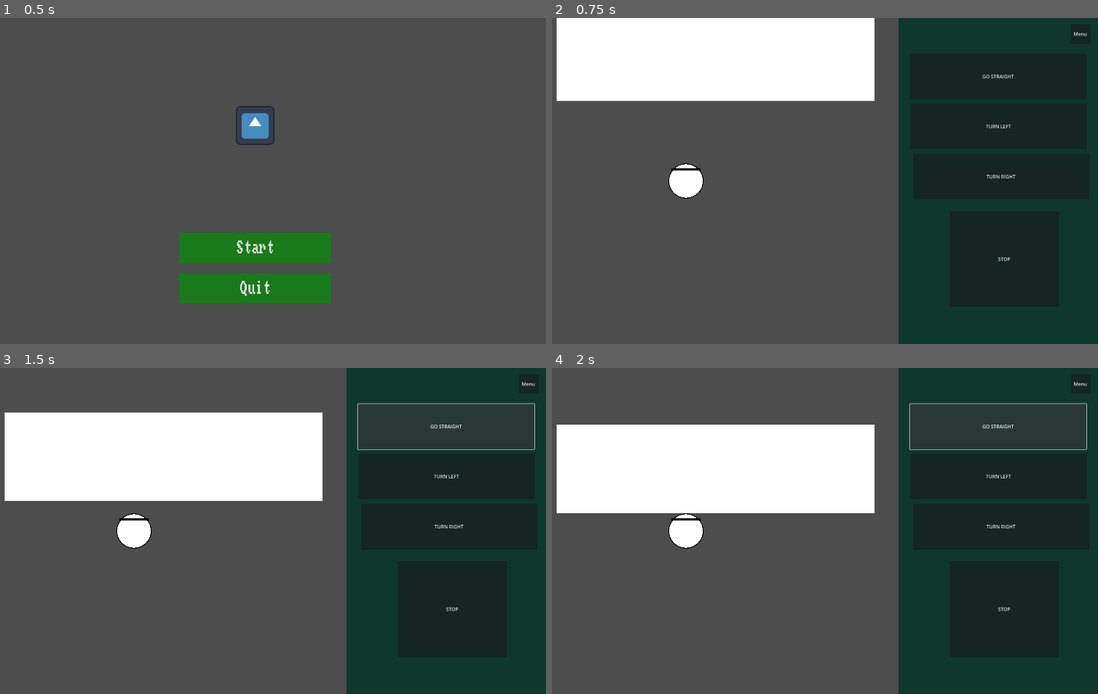
Above: before the commit, frames 1-4 (two rows, left to right).
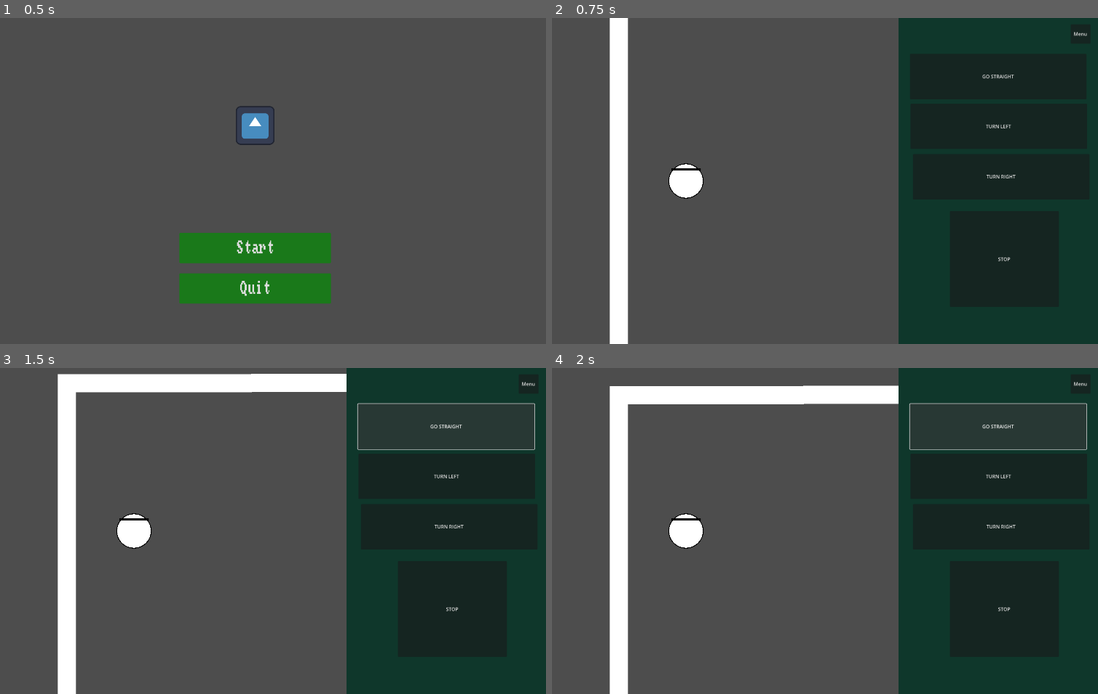
Above: after the commit, the same moments.

Repository: Undalevein/Game-Jam-2026-Eye-Spy
Game: Godot game, scene res://Scenes/Game/game.tscn
Two runs of this game, one before a commit and one after it. Both use one fixed random seed, a clock stepped at 60 frames per second and the inputs below. The engine's default icon, where the game draws it, is replaced by a stand-in: a white triangle on a blue panel in a dark square.
Inputs:
- Up to frame 1 (0.5 s): no input
- Up to frame 2 (0.75 s): click "Start" at 0.5 s
- Up to frame 3 (1.5 s): click "GO STRAIGHT" at 1.25 s
- Up to frame 4 (2 s): no input

Frame 1 is identical in both runs. In frame 2, 17% of the frame differs, in the area x 0-60%, y 0-100%; in frame 3, 20%, in the area x 0-64%, y 1-100%; in frame 4, 20%.

Commit message:
Worked on Level 1

Diff:
--- a/Scenes/Level1/level_1.tscn
+++ b/Scenes/Level1/level_1.tscn
@@ -1,14 +1,12 @@
-[gd_scene load_steps=7 format=3 uid="uid://cg5wrwwahia15"]
+[gd_scene load_steps=8 format=3 uid="uid://cg5wrwwahia15"]
 
 [ext_resource type="Script" uid="uid://ghwp6qghjmgb" path="res://Scenes/Level1/level_1.gd" id="1_pylp5"]
 [ext_resource type="PackedScene" uid="uid://bkiom600l0aa6" path="res://Scenes/Player/player.tscn" id="2_iyse3"]
 [ext_resource type="PackedScene" uid="uid://xcbhh04btsa7" path="res://Scenes/GameInterface/game_interface.tscn" id="3_la6op"]
+[ext_resource type="PackedScene" uid="uid://dng6dd8hxc7xm" path="res://Scenes/fence.tscn" id="3_ojcjo"]
 [ext_resource type="PackedScene" uid="uid://cu4nq7khuo13p" path="res://Scenes/PauseMenu/pause_menu.tscn" id="4_0q28u"]
-
-[sub_resource type="QuadMesh" id="QuadMesh_iyse3"]
-
-[sub_resource type="RectangleShape2D" id="RectangleShape2D_0q28u"]
-size = Vector2(1052, 296)
+[ext_resource type="PackedScene" uid="uid://cxc4xnt4ygwdb" path="res://Scenes/crate_medium.tscn" id="4_cirk1"]
+[ext_resource type="PackedScene" uid="uid://bo8uw4okbm14n" path="res://Scenes/guard.tscn" id="5_6bneh"]
 
 [node name="Level1" type="Node2D"]
 process_mode = 3
@@ -21,20 +19,98 @@
 
 [node name="GameObjects" type="Node2D" parent="."]
 process_mode = 1
-position = Vector2(635, 734)
-scale = Vector2(0.1, 0.1)
+scale = Vector2(10, 10)
 
-[node name="StaticBody2D" type="StaticBody2D" parent="GameObjects"]
-position = Vector2(980, -4120)
-scale = Vector2(10494.999, 2934.9998)
+[node name="first_level" type="Node2D" parent="GameObjects"]
+scale = Vector2(0.99999994, 0.99999994)
 
-[node name="MeshInstance2D" type="MeshInstance2D" parent="GameObjects/StaticBody2D"]
-mesh = SubResource("QuadMesh_iyse3")
+[node name="first_level_border" type="Node2D" parent="GameObjects/first_level"]
+position = Vector2(36.000004, 0)
+scale = Vector2(1.0000001, 1.0000001)
 
-[node name="CollisionShape2D" type="CollisionShape2D" parent="GameObjects/StaticBody2D"]
-position = Vector2(-0.00095283985, 0)
-scale = Vector2(0.0009528347, 0.003407155)
-shape = SubResource("RectangleShape2D_0q28u")
+[node name="fence" parent="GameObjects/first_level/first_level_border" instance=ExtResource("3_ojcjo")]
+position = Vector2(34.400005, 7.8)
+scale = Vector2(0.99999994, 0.99999994)
+
+[node name="fence2" parent="GameObjects/first_level/first_level_border" instance=ExtResource("3_ojcjo")]
+position = Vector2(5.4000006, 42.800007)
+rotation = 1.5707964
+
+[node name="fence3" parent="GameObjects/first_level/first_level_border" instance=ExtResource("3_ojcjo")]
+position = Vector2(34.400005, 140.2)
+scale = Vector2(0.99999976, 0.99999976)
+
+[node name="fence4" parent="GameObjects/first_level/first_level_border" instance=ExtResource("3_ojcjo")]
+position = Vector2(5.3999987, 105.299995)
+rotation = 1.5707964
+scale = Vector2(0.99999994, 0.99999994)
+
+[node name="fence5" parent="GameObjects/first_level/first_level_border" instance=ExtResource("3_ojcjo")]
+position = Vector2(98.399994, 140.19998)
+
+[node name="fence6" parent="GameObjects/first_level/first_level_border" instance=ExtResource("3_ojcjo")]
+position = Vector2(98.20001, 7.7)
+
+[node name="fence7" parent="GameObjects/first_level/first_level_border" instance=ExtResource("3_ojcjo")]
+position = Vector2(162.2, 7.6999993)
+
+[node name="fence8" parent="GameObjects/first_level/first_level_border" instance=ExtResource("3_ojcjo")]
+position = Vector2(162.4, 140.2)
+
+[node name="fence9" parent="GameObjects/first_level/first_level_border" instance=ExtResource("3_ojcjo")]
+position = Vector2(225.79997, 140.19998)
+
+[node name="fence10" parent="GameObjects/first_level/first_level_border" instance=ExtResource("3_ojcjo")]
+position = Vector2(225.90001, 7.7000003)
+
+[node name="second_level" type="Node2D" parent="GameObjects"]
+
+[node name="second_level_border" type="Node2D" parent="GameObjects/second_level"]
+position = Vector2(257.79996, 0.7)
+scale = Vector2(0.99999994, 0.99999994)
+
+[node name="fence" parent="GameObjects/second_level/second_level_border" instance=ExtResource("3_ojcjo")]
+position = Vector2(67.600006, 7.1000004)
+scale = Vector2(0.99999994, 0.99999994)
+
+[node name="fence3" parent="GameObjects/second_level/second_level_border" instance=ExtResource("3_ojcjo")]
+position = Vector2(67.600006, 139.5)
+scale = Vector2(0.99999976, 0.99999976)
+
+[node name="fence5" parent="GameObjects/second_level/second_level_border" instance=ExtResource("3_ojcjo")]
+position = Vector2(131.59999, 139.49998)
+
+[node name="fence6" parent="GameObjects/second_level/second_level_border" instance=ExtResource("3_ojcjo")]
+position = Vector2(131.40001, 7)
+
+[node name="fence7" parent="GameObjects/second_level/second_level_border" instance=ExtResource("3_ojcjo")]
+position = Vector2(195.4, 6.9999995)
+
+[node name="fence8" parent="GameObjects/second_level/second_level_border" instance=ExtResource("3_ojcjo")]
+position = Vector2(195.59999, 139.5)
+
+[node name="fence9" parent="GameObjects/second_level/second_level_border" instance=ExtResource("3_ojcjo")]
+position = Vector2(258.99997, 139.49998)
+
+[node name="fence10" parent="GameObjects/second_level/second_level_border" instance=ExtResource("3_ojcjo")]
+position = Vector2(259.1, 7.0000005)
+
+[node name="crate_medium" parent="GameObjects/second_level" instance=ExtResource("4_cirk1")]
+position = Vector2(377.09995, 49.000015)
+rotation = -0.6632251
+scale = Vector2(2, 2)
+
+[node name="crate_medium2" parent="GameObjects/second_level" instance=ExtResource("4_cirk1")]
+position = Vector2(437.09998, 113.700005)
+scale = Vector2(2, 2)
+
+[node name="crate_medium3" parent="GameObjects/second_level" instance=ExtResource("4_cirk1")]
+position = Vector2(494.50006, 41.000004)
+scale = Vector2(2.5, 2.5)
+
+[node name="guard" parent="GameObjects/second_level" instance=ExtResource("5_6bneh")]
+position = Vector2(511, 82.59999)
+scale = Vector2(0.3, 0.3)
 
 [node name="UI" type="CanvasLayer" parent="."]
 process_mode = 3
